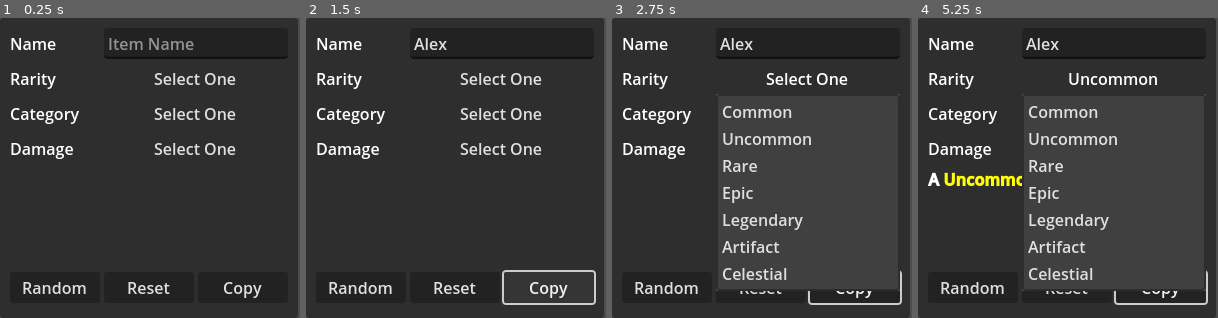
Above: before the commit, frames 1-4 (left to right).
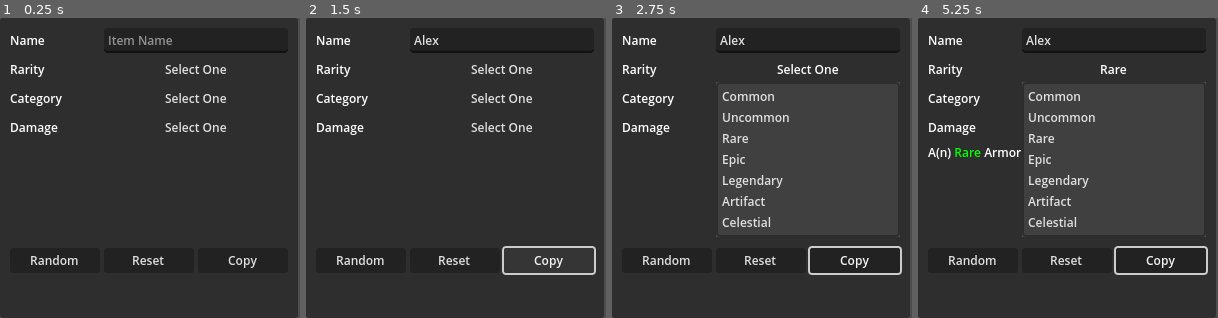
Above: after the commit, the same moments.

Repository: gsizer/Object-Generator
Game: Godot game, scene res://object_generator.tscn
The game is run twice, just before and just after one commit, with the same random seed, the same clock (stepped at 60 frames per second) and the same inputs.
Inputs (mouse positions are in pixels of both pictures, inside the frame that each line leads up to):
- Up to frame 1 (0.25 s): no input
- Up to frame 2 (1.5 s): click (501, 45) at 0.52 s; type "Alex" at 0.6 s; click "Copy" at 1.25 s
- Up to frame 3 (2.75 s): click "Select One" at 2 s
- Up to frame 4 (5.25 s): click "Select One" at 2.75 s; click "Common" (after the commit: "Rare") at 3.5 s; click "Select One" at 4.25 s; click "Uncommon" (after the commit: "Rare") at 5 s

The runs differ from the first frame. In frame 1, 7.4% of the frame differs, in the area x 3-96%, y 6-94%; in frame 2, 8.1%; in frame 3, 14%; in frame 4, 15%, in the area x 3-97%, y 5-96%.

Commit message:
output string format, theme font size

Diff:
--- a/object_generator.gd
+++ b/object_generator.gd
@@ -16,7 +16,7 @@
 const DamageTypes : Array[String] = [
 	"Blunt", "Energy", "Piercing", "Slashing"]
 
-var FormatString : String = "[b]A [color={Co}]{R}[/color] {Ca} of {Dt}[/b]."
+var FormatString : String = "A(n) [color={Co}]{R}[/color] {Ca} of {Dt}."
 var DescriptionString : String = ""
 var _selected : Array[int] = [0,0,0]
 
@@ -76,7 +76,7 @@
 
 func _on_btn_copy_pressed():
 	var clipboard : String = itemName+":"+DescriptionString
-	print_debug("Copied String to Clipboard:", clipboard)
+	print_debug("Copy to Clipboard:", clipboard)
 	DisplayServer.clipboard_set(clipboard)
 
 func _ready():
--- a/object_generator.tscn
+++ b/object_generator.tscn
@@ -9,6 +9,12 @@
 [ext_resource type="Script" path="res://addons/markdownlabel/header_formats/h5_format.gd" id="7_7hjyg"]
 [ext_resource type="Script" path="res://addons/markdownlabel/header_formats/h6_format.gd" id="8_1i26k"]
 
+[sub_resource type="SystemFont" id="SystemFont_2fdxx"]
+
+[sub_resource type="Theme" id="Theme_04udg"]
+default_font = SubResource("SystemFont_2fdxx")
+default_font_size = 12
+
 [sub_resource type="Resource" id="Resource_ipe33"]
 resource_local_to_scene = true
 script = ExtResource("3_ceng5")
@@ -78,6 +84,7 @@
 grow_vertical = 2
 size_flags_horizontal = 3
 size_flags_vertical = 3
+theme = SubResource("Theme_04udg")
 script = ExtResource("1_w7c3u")
 lineItemName = NodePath("PanelContainer/MarginContainer/VBoxContainer/hbItemName/leItemName")
 menuRarities = NodePath("PanelContainer/MarginContainer/VBoxContainer/hbRarity/mbRarity")
--- a/project.godot
+++ b/project.godot
@@ -24,6 +24,14 @@
 
 enabled=PackedStringArray("res://addons/markdownlabel/plugin.cfg")
 
+[input]
+
+Autogen={
+"deadzone": 0.5,
+"events": [Object(InputEventKey,"resource_local_to_scene":false,"resource_name":"","device":-1,"window_id":0,"alt_pressed":false,"shift_pressed":false,"ctrl_pressed":true,"meta_pressed":false,"pressed":false,"keycode":0,"physical_keycode":4194309,"key_label":0,"unicode":0,"location":0,"echo":false,"script":null)
+]
+}
+
 [rendering]
 
 renderer/rendering_method="gl_compatibility"
Not shown: 1 places in object_generator.tscn that only renumber resources
